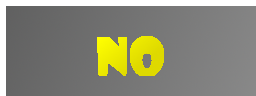
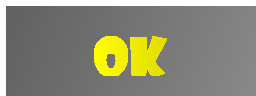
Comparing the layer stacks of the two 256 × 96 images. Changes:
added layer "ok down #1" above "no down" over [94, 36, 167, 76]
hid "no down" over [97, 36, 164, 76]
